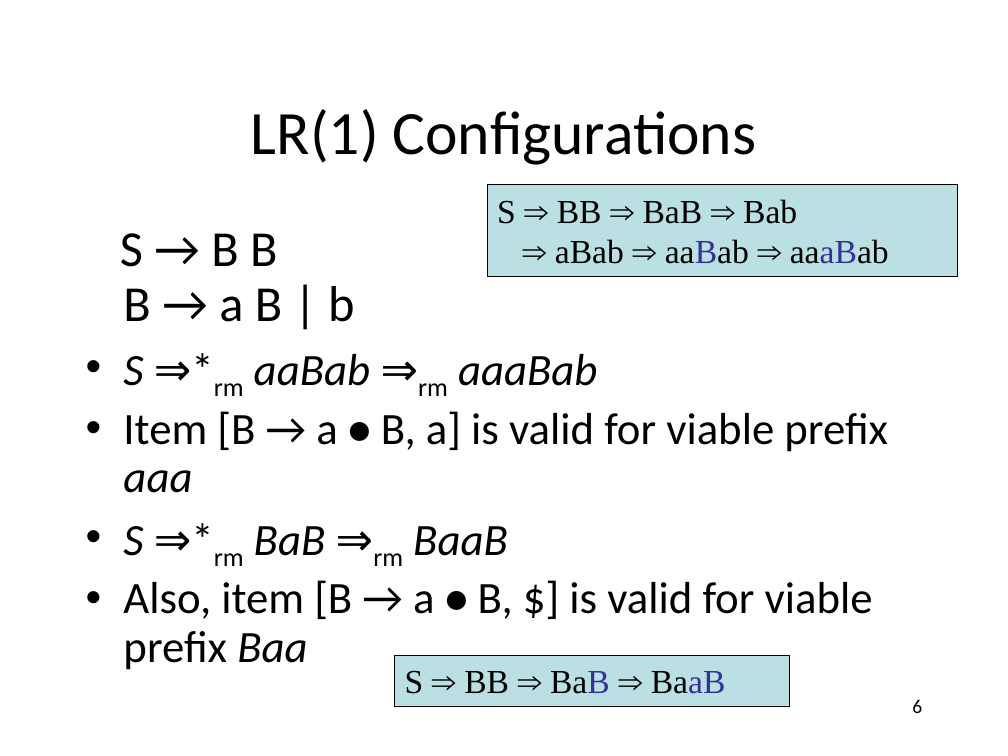
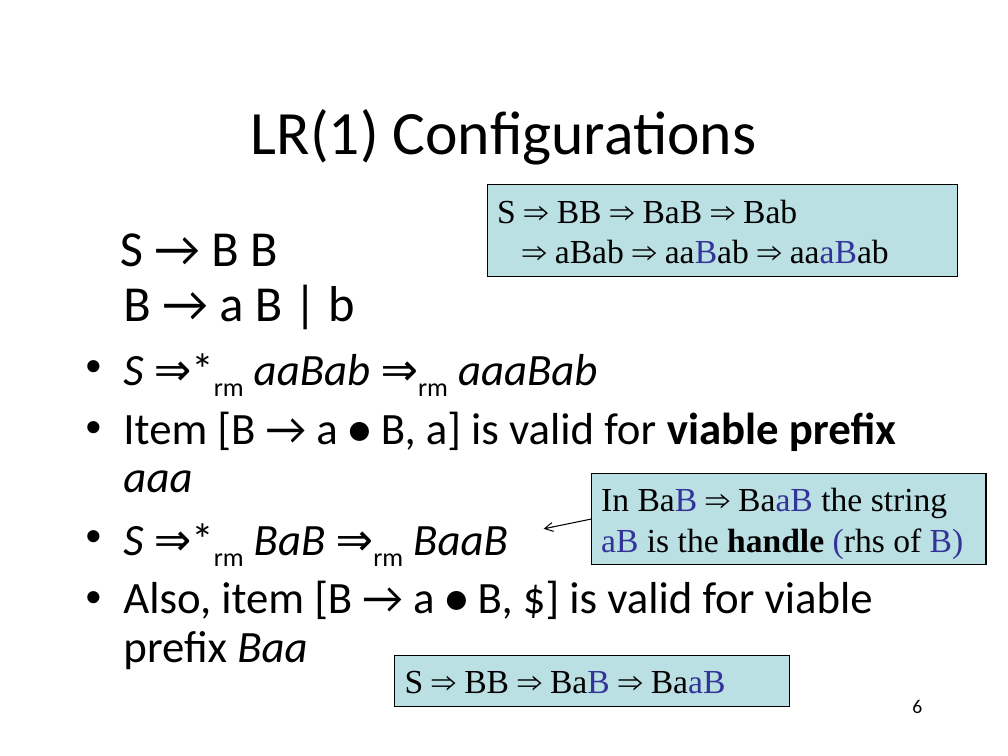
Before and after one commit to anoopsarkar/compilers-class, a slide deck: slide 6 of assets/ppt/parsing/lr4-lr_1-parsing.pptx. Drawn at 1008x756 pixels with LibreOffice and Linux fonts; fonts in the diff are those of the drawing. Boxes give left, top, right and bottom in pixels: in the first picture for what was removed or moved away, otherwise in the second. Text is boxed around its words. In the diff, an @@ line names an element or a change of style, - is before the commit and + after.

```diff
--- a/assets/ppt/parsing/lr4-lr_1-parsing.pptx
+++ b/assets/ppt/parsing/lr4-lr_1-parsing.pptx
@@ text at box(123, 411, 896, 493): bold on in "viable prefix" @@
@@ rectangle added at box(592, 473, 987, 564), fill #BBE0E3, outline #000000 0.75 pt, 24 pt, text #000000 @@
+In BaB ⇒ BaaB the string aB is the handle (rhs of B)
@@ arrow added from (592, 519) to (543, 529), #000000 0.75 pt @@
```
Also in this commit, not shown: 3 other files.
